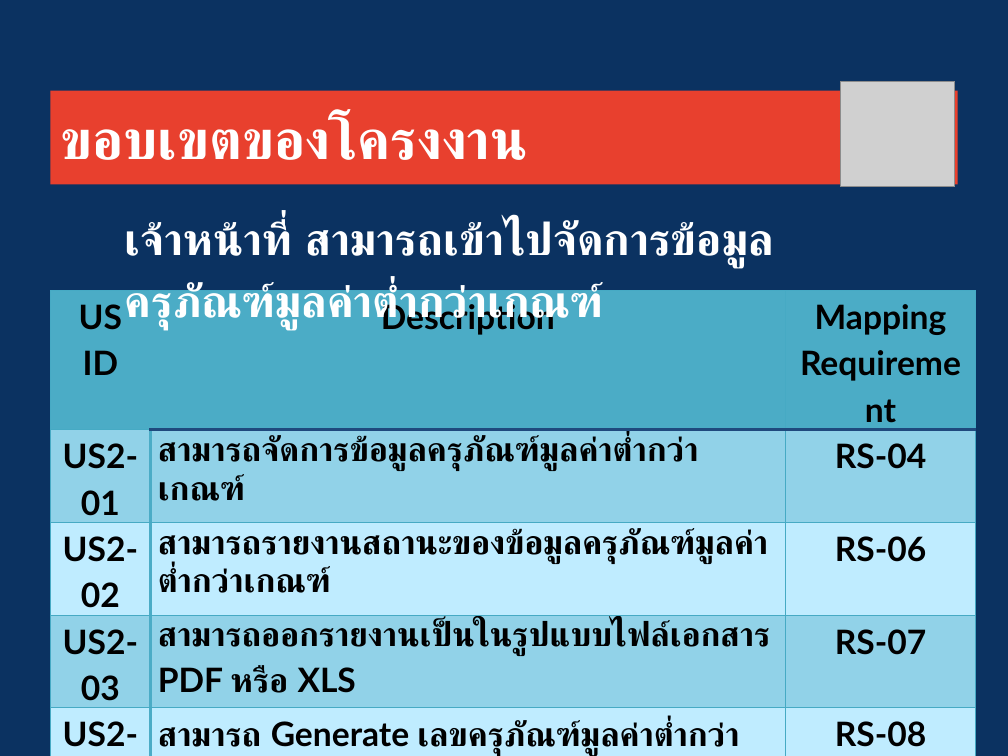
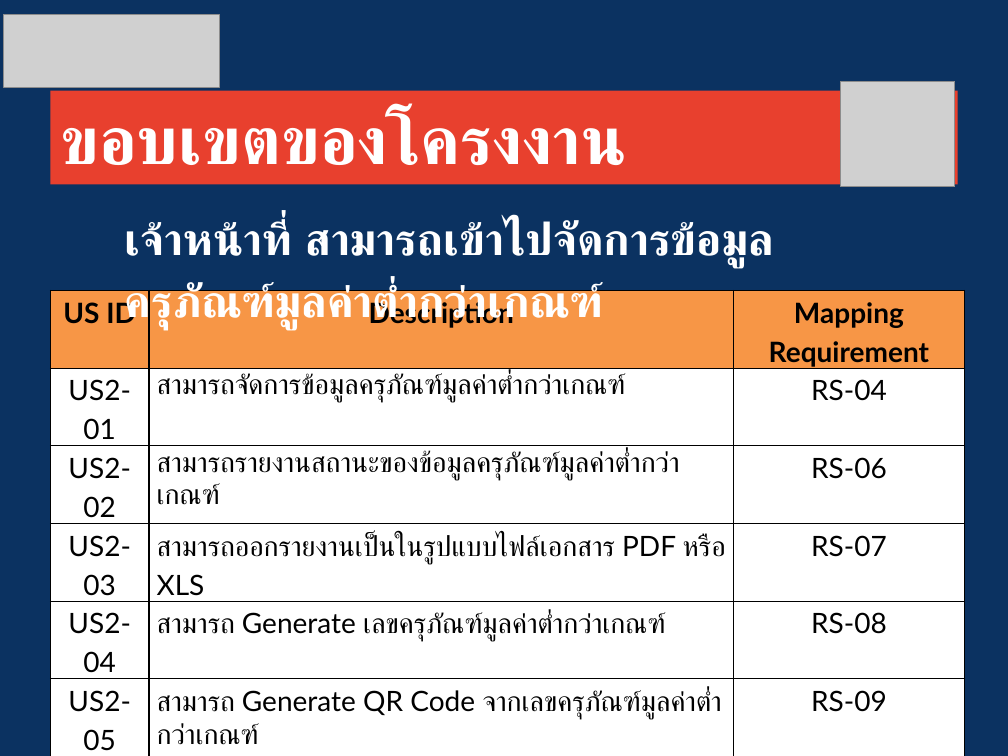
Before and after one commit to JhunCabas/asset-project-system, a slide deck: slide 13 of ASSET_DOC/ASSET_Proposal/ASSET_Final.pptx. Drawn at 1008x756 pixels with LibreOffice and Linux fonts; fonts in the diff are those of the drawing; grey boxes stand for pictures; background and template pictures are left out. Boxes give left, top, right and bottom in pixels: in the first picture for what was removed or moved away, otherwise in the second. Text is boxed around its words. In the diff, an @@ line names an element or a change of style, - is before the commit and + after.

```diff
--- a/ASSET_DOC/ASSET_Proposal/ASSET_Final.pptx
+++ b/ASSET_DOC/ASSET_Proposal/ASSET_Final.pptx
@@ picture added at box(4, 14, 219, 88) @@
@@ title "ขอบเขตของโครงงาน" at box(50, 91, 958, 184): size 39.6 to 48 pt, font Roboto to Lato @@
@@ table at box(50, 290, 965, 755) @@
@@ fill #4BACC6 to #F79646 in row 1 @@
@@ fill #4BACC6 at 40% opacity to #FFFFFF in 9 cells @@
@@ fill none to #FFFFFF in 9 cells @@
@@ size 24 to 20 pt, bold off @@
@@ borders changed @@
@@ table: place and size @@
-table at box(50, 290, 976, 756)
+table at box(50, 290, 965, 755)
```
Also in this commit, not shown: 19 other slides changed, 2 slides added, 1 slide removed, 2 other files.
